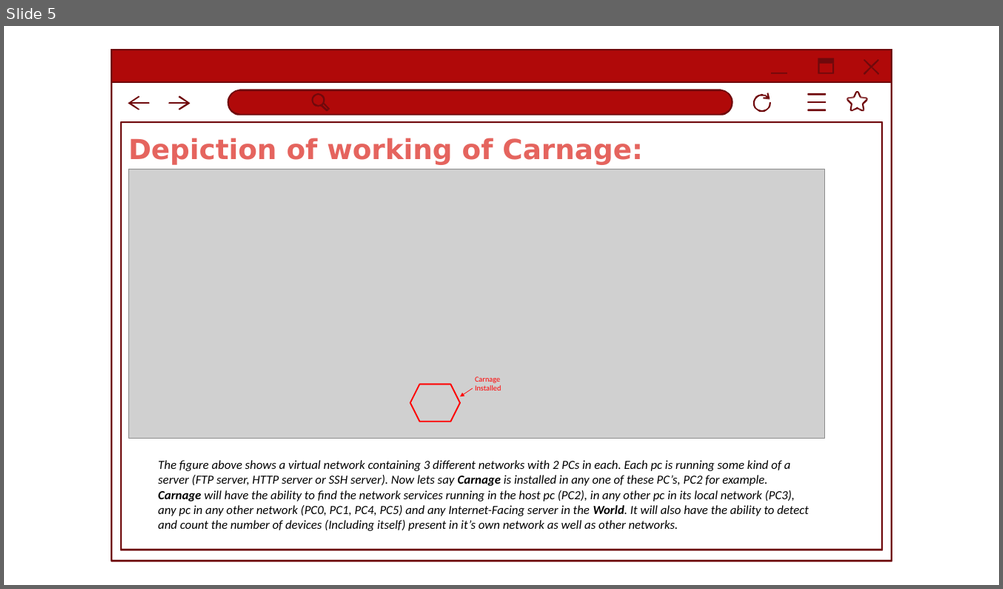
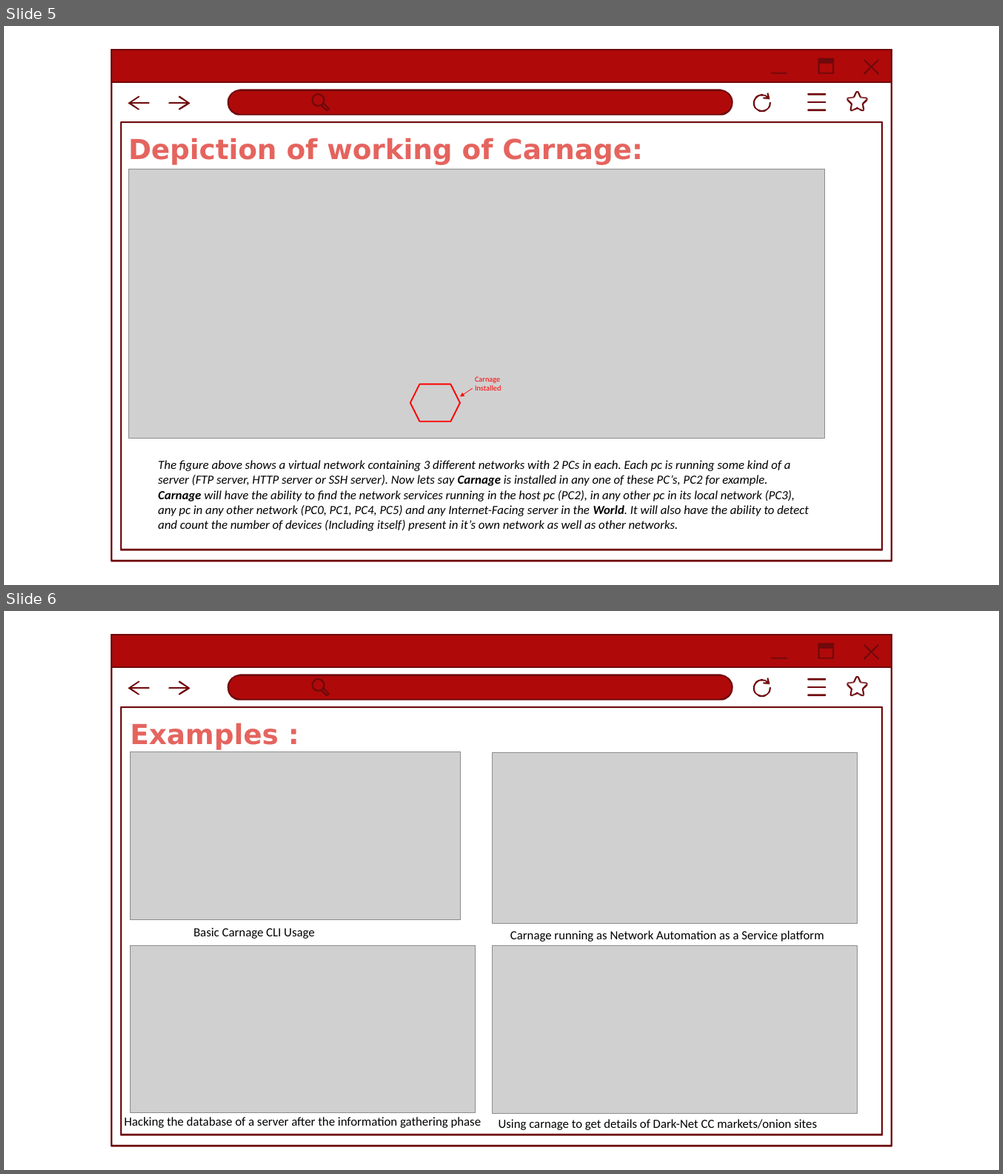
Before and after one commit to 7Ragnarok7/Carnage, a slide deck: Carnage.pptx. Shown one above the other, each under a label of ours: slide 5 before the commit, slides 5 and 6 after it. The pictures are 1003x589 and 1003x1174 pixels, drawn with LibreOffice and Linux fonts; fonts in the diff are those of the drawing; grey boxes stand for pictures; background and template pictures are left out. Boxes give left, top, right and bottom in pixels: in the first picture for what was removed or moved away, otherwise in the second. Text is boxed around its words. In the diff, an @@ line names an element or a change of style, - is before the commit and + after.

Commit message:
Update PPT details

```diff
--- a/Carnage.pptx
+++ b/Carnage.pptx
@@ slide 6 added at bbox=[4, 611, 999, 1170], background picture (left out); not listed: 3 template elements that a slide beside it also shows @@
@@ text added at bbox=[924, 611, 991, 1160], 100 pt, text #FFFFFF @@
+HACKODISHA
@@ title added at bbox=[130, 723, 279, 750], 40 pt, text #E5645E, bold @@
+Examples :
@@ picture added at bbox=[131, 752, 460, 920] @@
@@ picture added at bbox=[492, 753, 856, 924] @@
@@ text added at bbox=[193, 928, 315, 939], 18 pt, text #000000 @@
+Basic Carnage CLI Usage
@@ text added at bbox=[510, 931, 824, 942], 18 pt, text #000000 @@
+Carnage running as Network Automation as a Service platform
@@ picture added at bbox=[131, 946, 475, 1113] @@
@@ picture added at bbox=[492, 945, 856, 1113] @@
@@ text added at bbox=[124, 1117, 481, 1128], 18 pt, text #000000 @@
+Hacking the database of a server after the information gathering phase
@@ text added at bbox=[498, 1119, 817, 1130], 18 pt, text #000000 @@
+Using carnage to get details of Dark-Net CC markets/onion sites
```
Also in this commit, not shown: 6 other slides changed, 1 other slide added, 1 slide removed.
